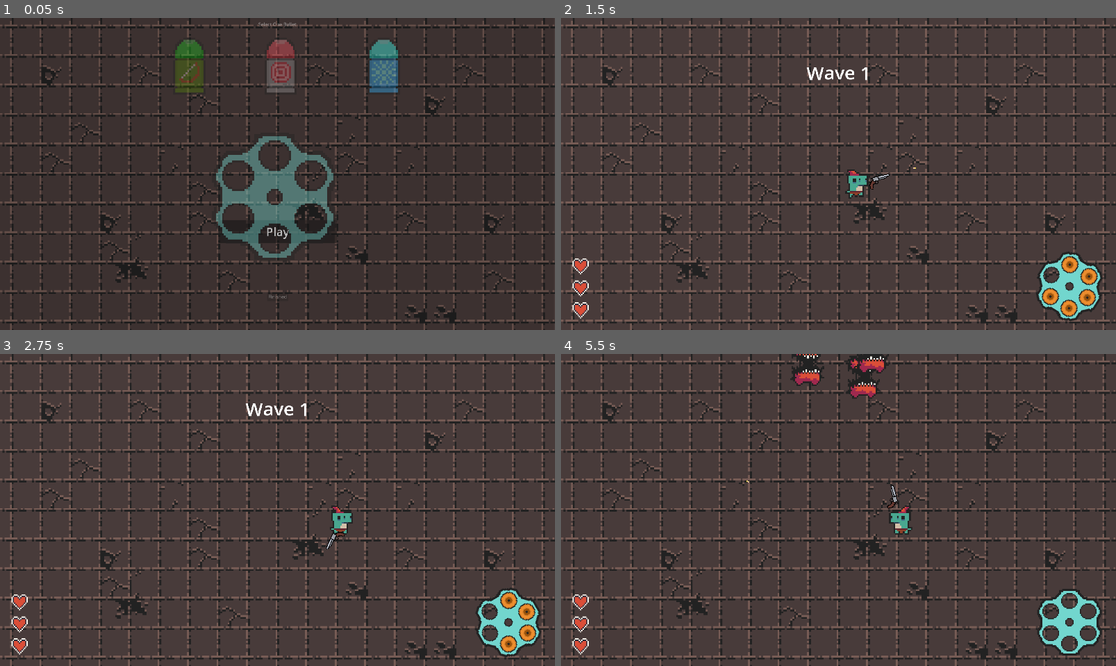
Above: before the commit, frames 1-4 (two rows, left to right).
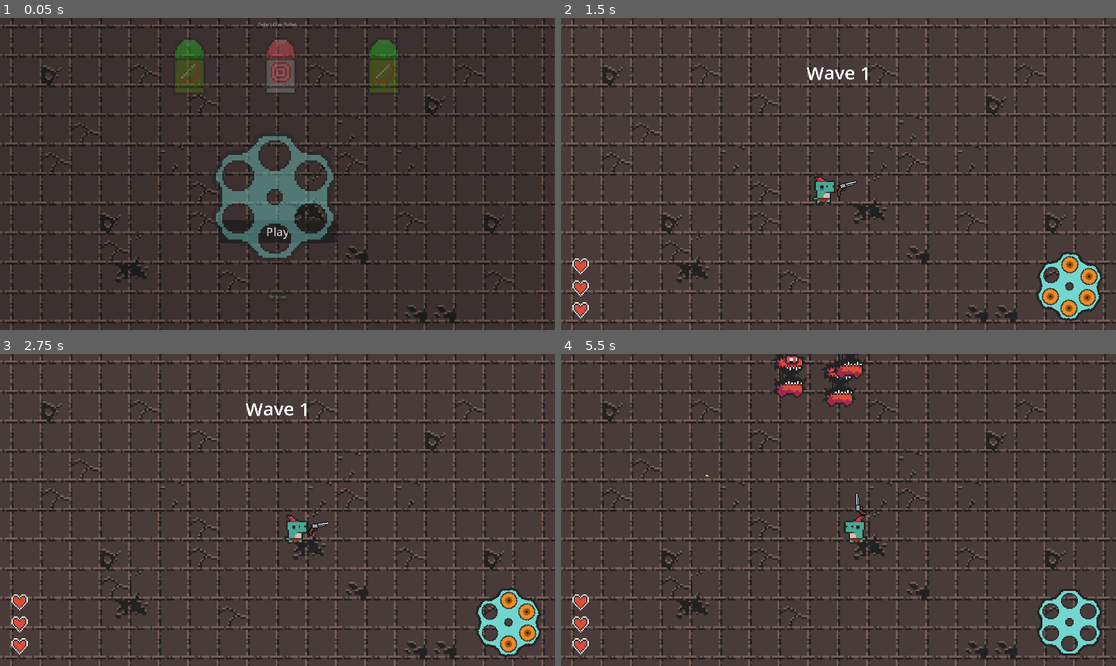
Above: after the commit, the same moments.

Repository: Meemog/GMTK2025
Game: Godot game, scene res://main.tscn
Two runs of this game, one before a commit and one after it. Both use one fixed random seed, a clock stepped at 60 frames per second and the inputs below.
Inputs (mouse positions are in pixels of both pictures, inside the frame that each line leads up to):
- Up to frame 1 (0.05 s): no input
- Up to frame 2 (1.5 s): click "Play" at 0.5 s; move the mouse to (960, 158) at 1.27 s; hold D (right) from 1.28 s (still down); click (960, 158) at 1.35 s
- Up to frame 3 (2.75 s): release D (right) at 2 s; drag from (166, 525) to (338, 522) at 2.02 s
- Up to frame 4 (5.5 s): move the mouse to (894, 441) at 2.77 s; hold D (right) 2.78-3.5 s; click (894, 441) at 2.85 s; drag from (810, 572) to (672, 463) at 3.52 s; move the mouse to (1005, 556) at 4.27 s; hold A (left) 4.28-5 s; tap Space (dash) at 4.35 s; click (1005, 556) at 4.55 s; drag from (672, 463) to (855, 357) at 5.02 s

The runs differ from the first frame. In frame 1, 0.8% of the frame differs, in the area x 66-72%, y 6-25%; in frame 2, 0.6%; in frame 3, 0.6%; in frame 4, 2.7%, in the area x 26-64%, y 0-61%.

Commit message:
added blank bullet

Diff:
--- /dev/null
+++ b/main/Bullets/blank_bullet.gd
@@ -0,0 +1,4 @@
+extends Bullet
+
+func shoot(player : Player) -> void:
+    player.knockback(recoil)
--- /dev/null
+++ b/main/Bullets/blank_bullet.tres
@@ -0,0 +1,22 @@
+[gd_resource type="Resource" load_steps=4 format=3 uid="uid://db71nbvwxqu1d"]
+
+[ext_resource type="Script" uid="uid://p2nygp1jmgov" path="res://Bullets/blank_bullet.gd" id="1_701f1"]
+[ext_resource type="Texture2D" uid="uid://1xlklcudcufi" path="res://Assets/knockback_shell_back.png" id="1_jj4w2"]
+[ext_resource type="Texture2D" uid="uid://hc63gbu7kipl" path="res://Assets/knockback_shell_side_view.png" id="3_oj3rm"]
+
+[resource]
+script = ExtResource("1_701f1")
+name = "Blank"
+damage = 0.0
+knockback = 0.0
+speed = 0.0
+range = 0.0
+piercing = false
+recoil = 25.0
+description = "Fires nothing causes you to be knocked back."
+side_view_texture = ExtResource("3_oj3rm")
+back_view_texture = ExtResource("1_jj4w2")
+has_effect = false
+effect_duration = 2.0
+time_between_flying_effect = 1.0
+metadata/_custom_type_script = "uid://cnexkc647mh6q"
--- a/main/Scenes/player.tscn
+++ b/main/Scenes/player.tscn
@@ -5,7 +5,7 @@
 [ext_resource type="Script" uid="uid://cnexkc647mh6q" path="res://Data/bullet.gd" id="3_tx1dd"]
 [ext_resource type="Resource" uid="uid://d31b3s2ga4wl0" path="res://Bullets/basic_bullet.tres" id="4_gymyn"]
 [ext_resource type="Texture2D" uid="uid://b7ytds7mwl6nb" path="res://Assets/0x72_DungeonTilesetII_v1.7.png" id="4_pu2lt"]
-[ext_resource type="Resource" uid="uid://b4rcphrmhxve8" path="res://Bullets/fire_bullet.tres" id="4_ukyrk"]
+[ext_resource type="Resource" uid="uid://db71nbvwxqu1d" path="res://Bullets/blank_bullet.tres" id="4_ukyrk"]
 [ext_resource type="Texture2D" uid="uid://tgpr881hjyqd" path="res://Assets/gun.png" id="5_ukyrk"]
 [ext_resource type="AudioStream" uid="uid://dxd44vgwrh235" path="res://Assets/explosion.wav" id="6_7dp3o"]
 [ext_resource type="AudioStream" uid="uid://da4ubi4qkyqic" path="res://Assets/cock.mp3" id="7_h4iuc"]
--- a/main/Scenes/update_chamber_overlay.tscn
+++ b/main/Scenes/update_chamber_overlay.tscn
@@ -13,6 +13,7 @@
 [ext_resource type="Resource" uid="uid://bnjfnoodk0w2b" path="res://Bullets/robin_hood_bullet.tres" id="7_eiyvq"]
 [ext_resource type="Script" uid="uid://dedwbdf53dwbe" path="res://Scenes/BulletUI/bullet_tool_tip.gd" id="8_4a857"]
 [ext_resource type="Resource" uid="uid://b4rcphrmhxve8" path="res://Bullets/fire_bullet.tres" id="8_i7sj7"]
+[ext_resource type="Resource" uid="uid://db71nbvwxqu1d" path="res://Bullets/blank_bullet.tres" id="9_8snva"]
 [ext_resource type="Script" uid="uid://b54mds0jphdth" path="res://Scenes/BulletUI/chamber_overlay_confirm_button.gd" id="10_x8hjv"]
 
 [node name="UpdateChamberOverlay" type="Control"]
@@ -35,7 +36,7 @@
 
 [node name="BulletShop" type="Node2D" parent="." groups=["BULLET_UI_MANAGER"]]
 script = ExtResource("1_xriw6")
-bullet_types = Array[ExtResource("2_51cbe")]([ExtResource("3_rsory"), ExtResource("5_uw73f"), ExtResource("6_wtke8"), ExtResource("7_eiyvq"), ExtResource("8_i7sj7")])
+bullet_types = Array[ExtResource("2_51cbe")]([ExtResource("3_rsory"), ExtResource("5_uw73f"), ExtResource("6_wtke8"), ExtResource("7_eiyvq"), ExtResource("8_i7sj7"), ExtResource("9_8snva")])
 
 [node name="Revolver" type="Node2D" parent="."]
 position = Vector2(950, 620)
Not shown, added: main/Bullets/blank_bullet.gd.uid
Not shown: 1 places in main/Scenes/update_chamber_overlay.tscn that only renumber resources
